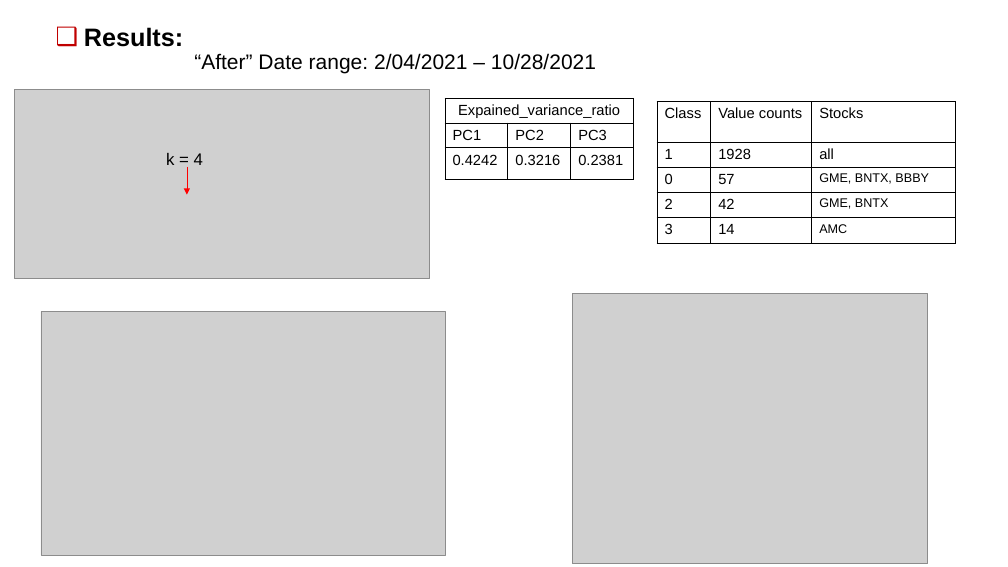
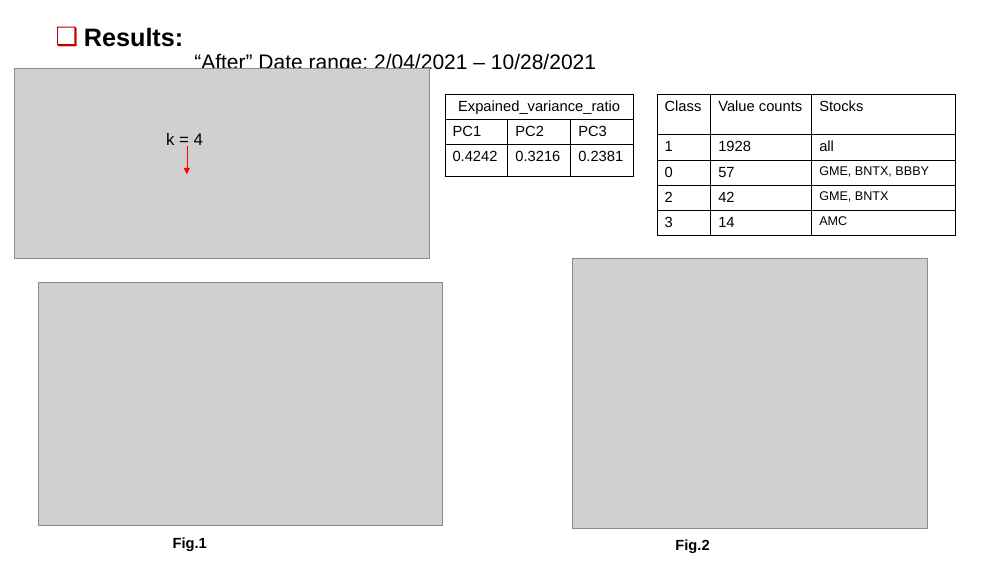
Before and after one commit to LukeMotley/Capstone_Project, a slide deck: slide 9 of Farida_Stocks_Presentation/Stock_Presentation_Farida_v3.pptx. Drawn at 1008x567 pixels with LibreOffice and Linux fonts; fonts in the diff are those of the drawing; grey boxes stand for pictures. Boxes give left, top, right and bottom in pixels: in the first picture for what was removed or moved away, otherwise in the second. Text is boxed around its words. In the diff, an @@ line names an element or a change of style, - is before the commit and + after.

```diff
--- a/Farida_Stocks_Presentation/Stock_Presentation_Farida_v3.pptx
+++ b/Farida_Stocks_Presentation/Stock_Presentation_Farida_v3.pptx
@@ table: place and size @@
-table at [445,98,634,181]
+table at [445,95,634,177]
@@ table: place and size @@
-table at [657,102,957,243]
+table at [657,95,957,236]
@@ 1 picture, 1 text, 1 arrow: place and size @@
-1 picture, 1 text, 1 arrow at [14,89,430,278]
+1 picture, 1 text, 1 arrow at [14,69,430,258]
@@ picture: place and size @@
-picture at [572,294,928,564]
+picture at [572,258,928,528]
@@ picture: place and size @@
-picture at [41,312,445,555]
+picture at [39,282,442,526]
@@ text added at [173,537,207,551], 14 pt, text #000000, bold @@
+Fig.1
@@ text added at [675,539,709,553], 14 pt, text #000000, bold @@
+Fig.2
```
Also in this commit, not shown: 3 other slides changed.
